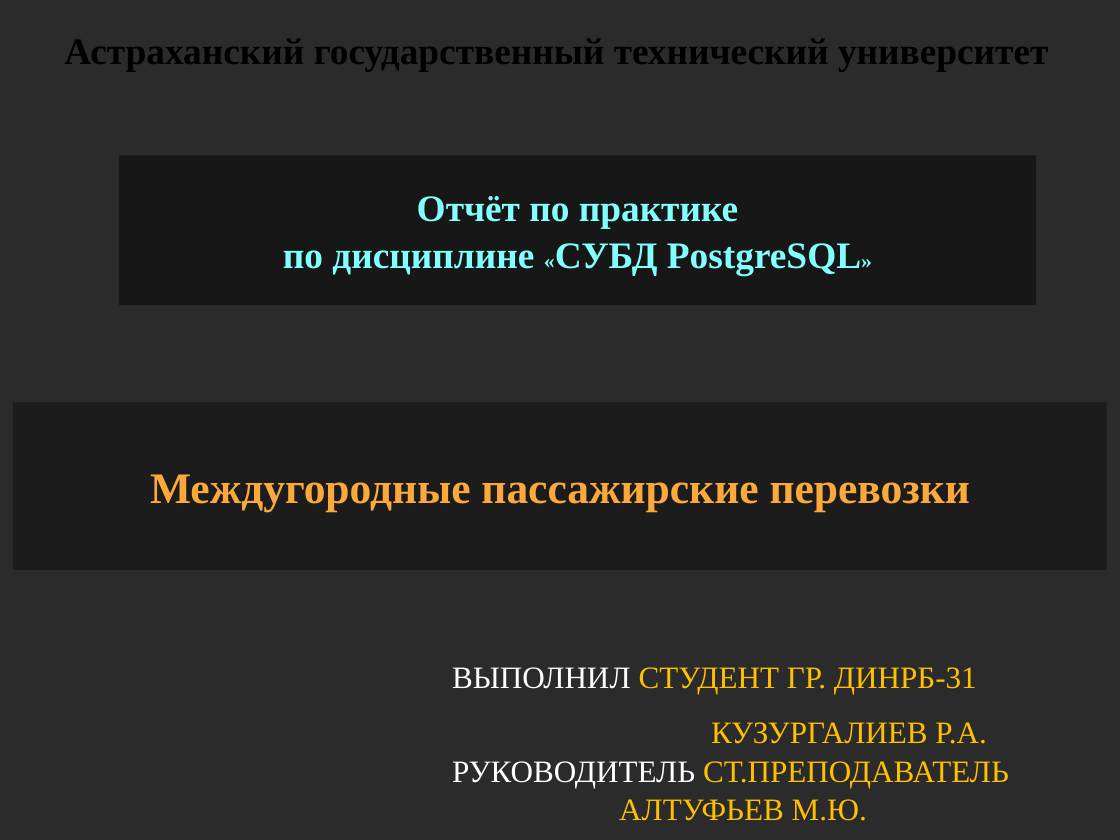
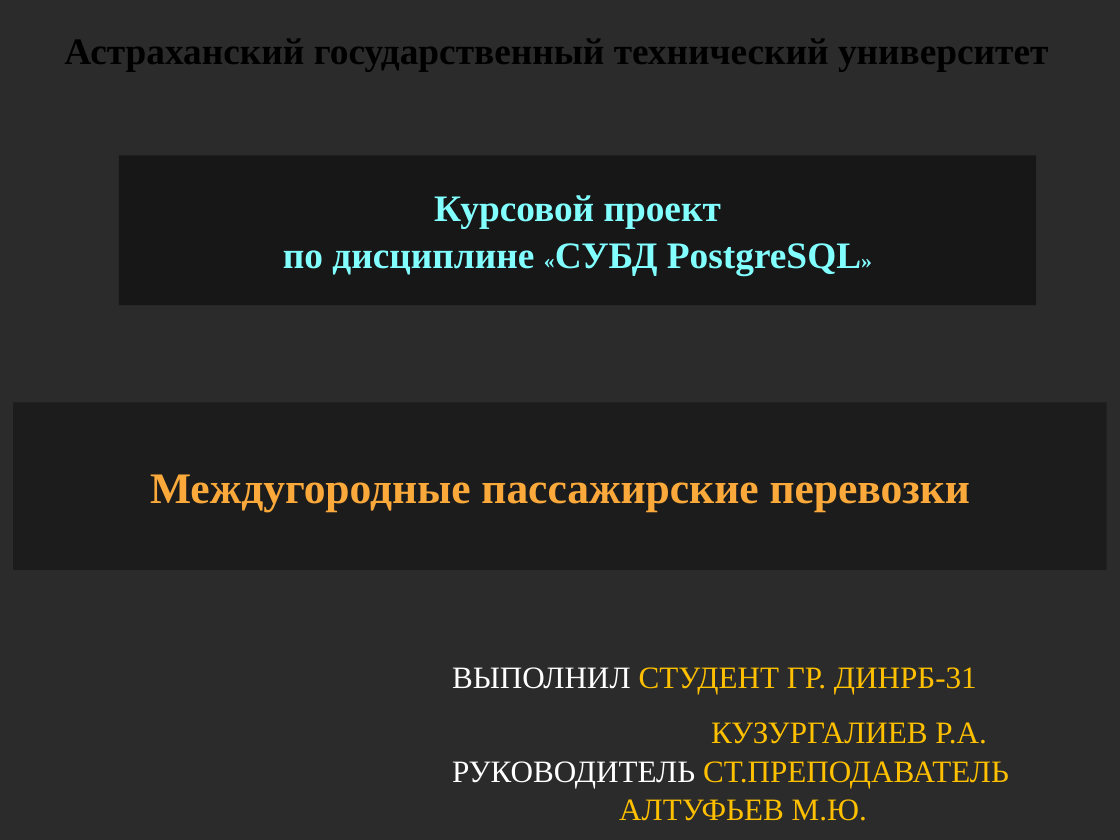
Before and after one commit to RAdKuzur/ASTU, a slide deck: slide 1 of зимняя практика 2023-24/Курсовая презентация Мамлеева.odp. Drawn at 1120x840 pixels with LibreOffice and Linux fonts; fonts in the diff are those of the drawing; background and template pictures are left out; a plain dark background stands for a picture behind light text. Boxes give left, top, right and bottom in pixels: in the first picture for what was removed or moved away, otherwise in the second. Text is boxed around its words. In the diff, an @@ line names an element or a change of style, - is before the commit and + after.

```diff
--- a/зимняя практика 2023-24/Курсовая презентация Мамлеева.odp
+++ b/зимняя практика 2023-24/Курсовая презентация Мамлеева.odp
@@ text in rectangle at [434, 195, 721, 229]: text changed @@
-Отчёт по практике
+Курсовой проект
```
Also in this commit, not shown: 4 other slides changed, 2 slides added, 3 slides removed, 1 other file.
